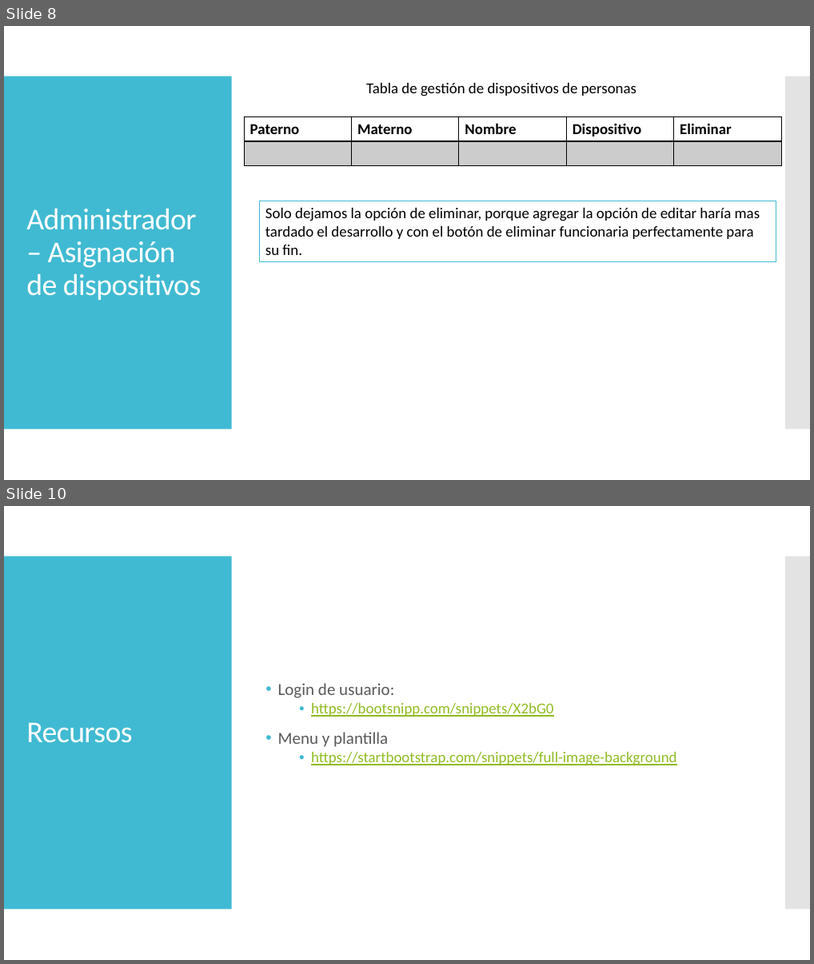
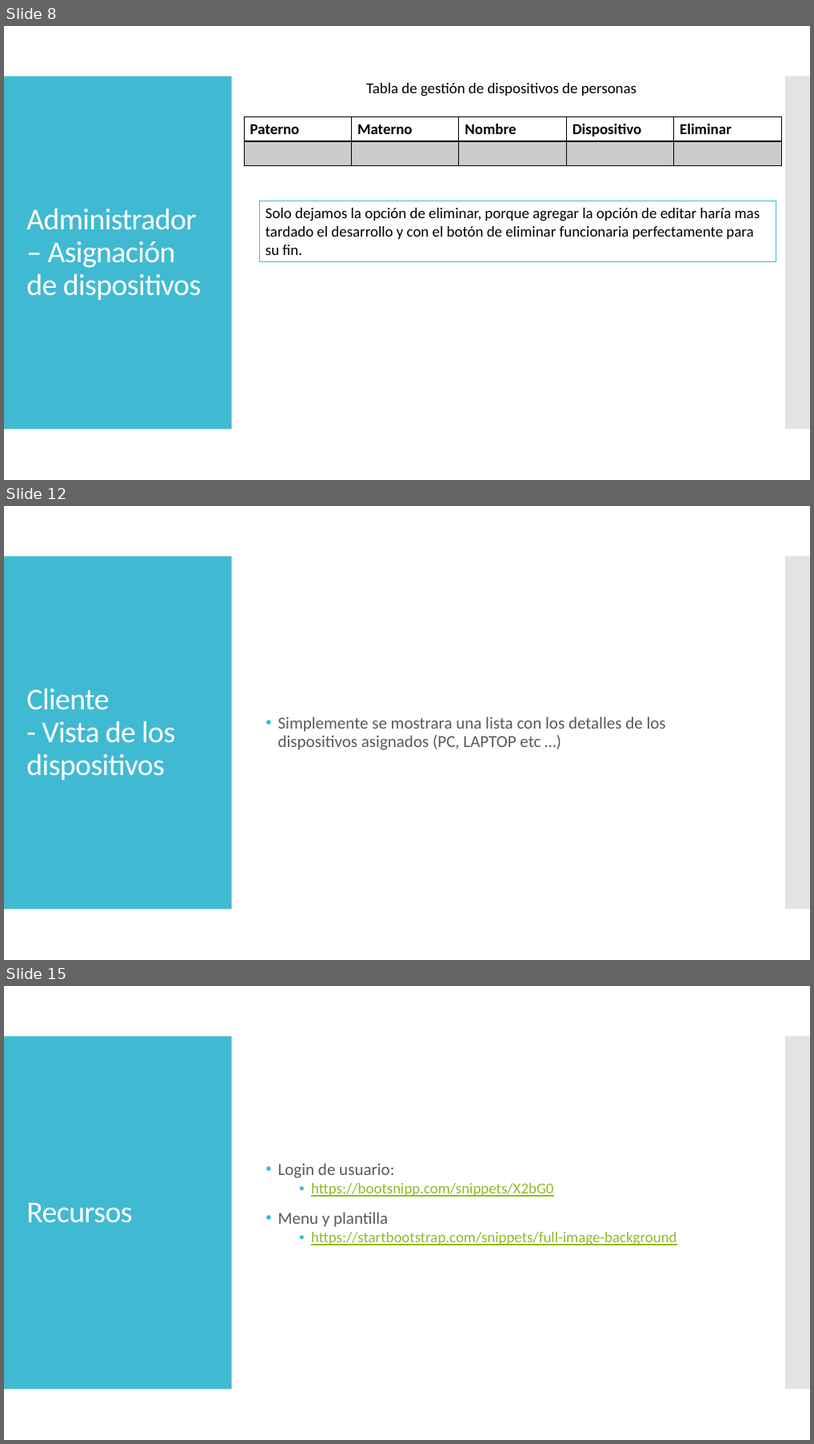
Before and after one commit to ByBoni1416/HelpDesk, a slide deck: docs/Sistema de mesa de ayuda o help-desk.pptx. Shown one above the other, each under a label of ours: slides 8 and 10 before the commit, slides 8, 12 and 15 after it; the slides between them are not shown. The pictures are 814x964 and 814x1444 pixels, drawn with LibreOffice and Linux fonts; fonts in the diff are those of the drawing. Boxes give left, top, right and bottom in pixels: in the first picture for what was removed or moved away, otherwise in the second. Text is boxed around its words. In the diff, an @@ line names an element or a change of style, - is before the commit and + after.

```diff
--- a/docs/Sistema de mesa de ayuda o help-desk.pptx
+++ b/docs/Sistema de mesa de ayuda o help-desk.pptx
@@ slide 12 added at (x1=4, y1=506, x2=810, y2=960), background #FFFFFF; not listed: 2 template elements that a slide beside it also shows @@
@@ title added at (x1=26, y1=688, x2=175, y2=780), 36 pt, text #FFFFFF @@
+Cliente
+- Vista de los dispositivos
@@ text added at (x1=278, y1=716, x2=666, y2=750), 20 pt, text #595959 @@
+• Simplemente se mostrara una lista con los detalles de los dispositivos asignados (PC, LAPTOP etc …)
@@ what was slide 10 is now slide 15 @@
```
Also in this commit, not shown: 3 slides changed, 4 other slides added, 1 other file.
